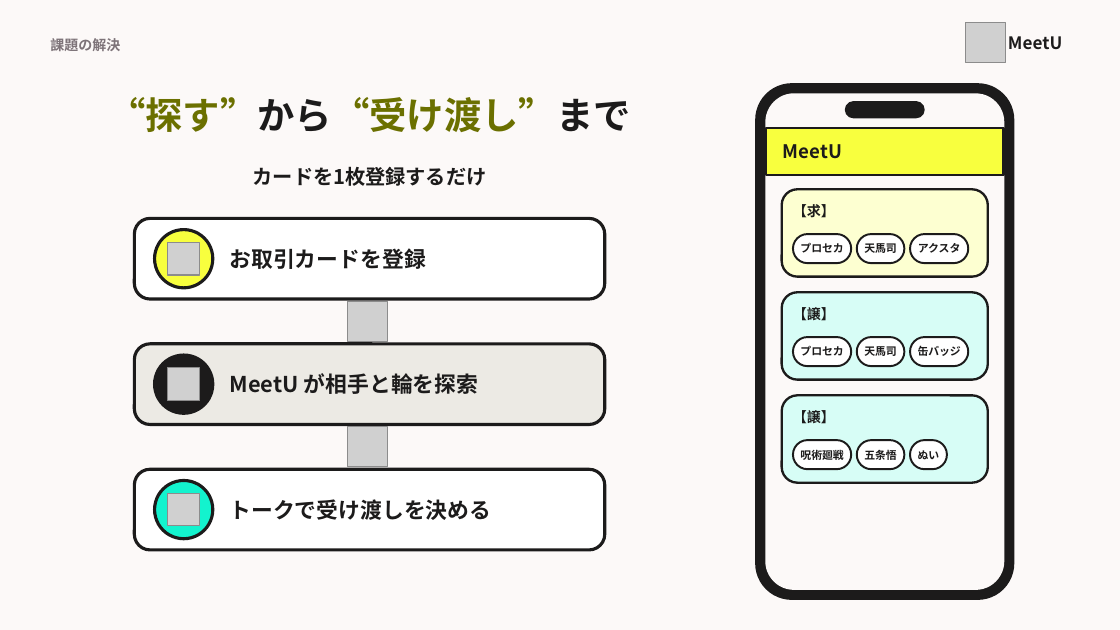
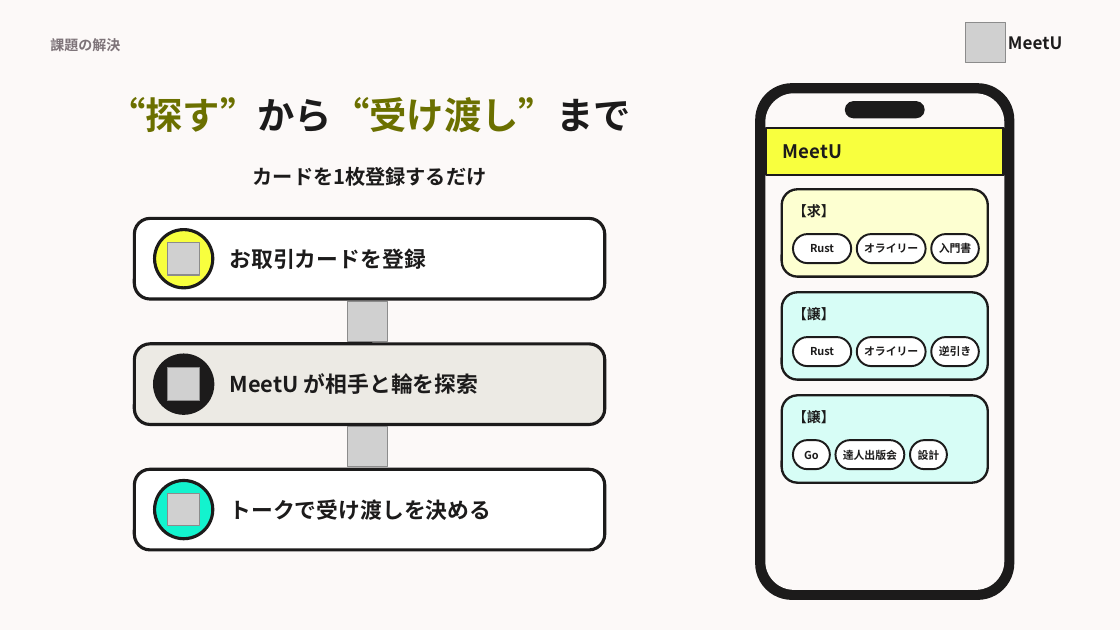
Before and after one commit to MurakamiHonami/MeetU, a slide deck: slide 5 of slide/MeetU_pitch.pptx. Drawn at 1120x630 pixels with LibreOffice and Linux fonts; fonts in the diff are those of the drawing; grey boxes stand for pictures. Boxes give left, top, right and bottom in pixels: in the first picture for what was removed or moved away, otherwise in the second. Text is boxed around its words. In the diff, an @@ line names an element or a change of style, - is before the commit and + after.

```diff
--- a/slide/MeetU_pitch.pptx
+++ b/slide/MeetU_pitch.pptx
@@ rounded rectangle resized from (x1=857, y1=234, x2=904, y2=263) to (x1=857, y1=234, x2=925, y2=263) @@
@@ rounded rectangle resized from (x1=909, y1=234, x2=968, y2=263) to (x1=931, y1=234, x2=978, y2=263) @@
@@ text at (x1=810, y1=244, x2=834, y2=252): text changed @@
-プロセカ
+Rust
@@ text at (x1=864, y1=243, x2=918, y2=253): text changed @@
-天馬司
+オライリー
@@ text at (x1=939, y1=242, x2=972, y2=253): text changed @@
-アクスタ
+入門書
@@ text at (x1=810, y1=347, x2=834, y2=355): text changed @@
-プロセカ
+Rust
@@ rounded rectangle resized from (x1=857, y1=337, x2=904, y2=366) to (x1=857, y1=337, x2=925, y2=366) @@
@@ text at (x1=864, y1=346, x2=918, y2=356): text changed @@
-天馬司
+オライリー
@@ rounded rectangle resized from (x1=909, y1=337, x2=968, y2=366) to (x1=931, y1=337, x2=978, y2=366) @@
@@ text at (x1=939, y1=346, x2=972, y2=356): text changed @@
-缶バッジ
+逆引き
@@ rounded rectangle resized from (x1=793, y1=440, x2=851, y2=469) to (x1=793, y1=440, x2=830, y2=469) @@
@@ rounded rectangle resized from (x1=857, y1=440, x2=904, y2=469) to (x1=836, y1=440, x2=904, y2=469) @@
@@ text at (x1=843, y1=449, x2=897, y2=460): text changed @@
-五条悟
+達人出版会
@@ text at (x1=804, y1=451, x2=819, y2=459): text changed @@
-呪術廻戦
+Go
@@ text at (x1=918, y1=450, x2=940, y2=460): text changed @@
-ぬい
+設計
```
Also in this commit, not shown: 13 other slides changed, 10 other files.
